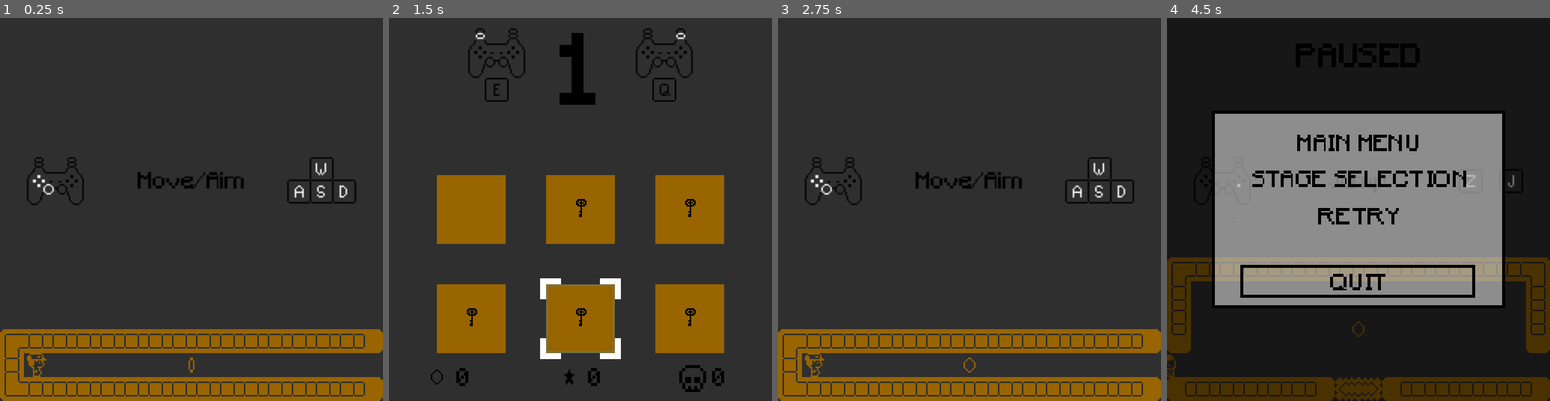
Above: before the commit, frames 1-4 (left to right).
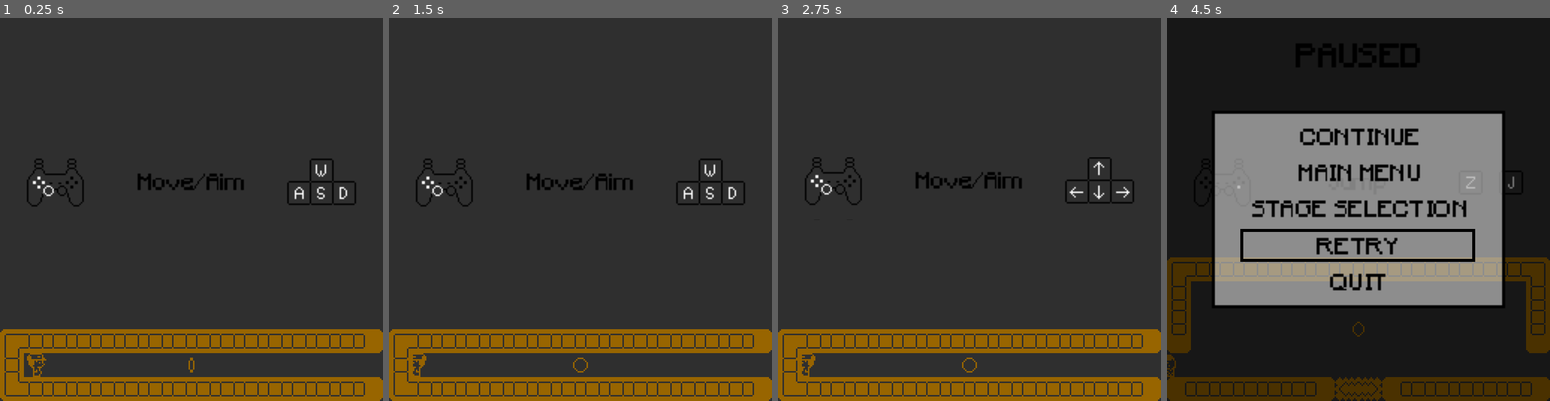
Above: after the commit, the same moments.

Repository: fijaniques/onebitarrow
Game: Godot game, scene res://Maps/World01/Map01.tscn
Two runs of this game, one before a commit and one after it. Both use one fixed random seed, a clock stepped at 60 frames per second and the inputs below. This scene is started directly instead of the project's main scene. Sound files missing from this copy of the repository are replaced by a short silence.
Inputs (mouse positions are in pixels of both pictures, inside the frame that each line leads up to):
- Up to frame 1 (0.25 s): no input
- Up to frame 2 (1.5 s): tap Enter (start) at 0.5 s; move the mouse to (664, 190) at 0.52 s; hold Page Up (forward) 0.53-1.25 s; hold A (a) 0.53-1.25 s; tap Space (jump) at 0.77 s; tap D (d) at 0.8 s; click (580, 320) at 1.27 s
- Up to frame 3 (2.75 s): click (858, 209) at 2.02 s
- Up to frame 4 (4.5 s): tap Enter (start) at 2.75, 4.25 s; move the mouse to (1281, 228) at 2.77 s; hold Escape (back) 2.78-3.53 s; tap D (d) at 2.85 s; tap Space (jump) at 3.02 s; tap S (s) at 3.05 s; move the mouse to (1396, 125) at 3.52 s; hold S (s) 3.53-4.28 s; hold Page Up (forward) from 3.53 s (still down); tap A (a) at 3.8, 4.35 s; move the mouse to (1339, 286) at 4.27 s

The runs differ from the first frame. In frame 1, 0.8% of the frame differs, in the area x 7-93%, y 36-50%; in frame 2, 28%, in the area x 0-100%, y 2-100%; in frame 3, 0.4%; in frame 4, 7.8%.

Commit message:
added continue to pause menu, fixed tutorial images

Diff:
--- a/Maps/Base/BaseMap.tscn
+++ b/Maps/Base/BaseMap.tscn
@@ -10,7 +10,7 @@
 [ext_resource path="res://Sprite/activatable_tiles.png" type="Texture" id=8]
 [ext_resource path="res://Sprite/point_tiles.png" type="Texture" id=9]
 [ext_resource path="res://Maps/Base/Pause.gd" type="Script" id=10]
-[ext_resource path="res://Sprite/Menus/PauseMenu.png" type="Texture" id=11]
+[ext_resource path="res://Sprite/Menus/pause_menu_continue.png" type="Texture" id=11]
 [ext_resource path="res://Sprite/Menus/pause_menu_selection.png" type="Texture" id=12]
 [ext_resource path="res://Maps/Base/PositionsPause.gd" type="Script" id=13]
 
@@ -871,7 +871,7 @@
 script = ExtResource( 13 )
 
 [node name="1" type="Position2D" parent="Pause/Selections"]
-position = Vector2( 128, 83 )
+position = Vector2( 128, 80 )
 
 [node name="1" type="Button" parent="Pause/Selections/1"]
 margin_left = -80.0
@@ -883,7 +883,7 @@
 flat = true
 
 [node name="2" type="Position2D" parent="Pause/Selections"]
-position = Vector2( 128, 107 )
+position = Vector2( 128, 104 )
 
 [node name="2" type="Button" parent="Pause/Selections/2"]
 margin_left = -79.0
@@ -895,7 +895,7 @@
 flat = true
 
 [node name="3" type="Position2D" parent="Pause/Selections"]
-position = Vector2( 128, 132 )
+position = Vector2( 128, 128 )
 
 [node name="3" type="Button" parent="Pause/Selections/3"]
 margin_left = -80.0
@@ -907,7 +907,7 @@
 flat = true
 
 [node name="4" type="Position2D" parent="Pause/Selections"]
-position = Vector2( 128, 176 )
+position = Vector2( 128, 152 )
 
 [node name="4" type="Button" parent="Pause/Selections/4"]
 margin_left = -79.0
@@ -918,6 +918,18 @@
 action_mode = 0
 flat = true
 
+[node name="5" type="Position2D" parent="Pause/Selections"]
+position = Vector2( 128, 176 )
+
+[node name="5" type="Button" parent="Pause/Selections/5"]
+margin_left = -79.0
+margin_top = -8.0
+margin_right = 78.0
+margin_bottom = 12.0
+mouse_default_cursor_shape = 2
+action_mode = 0
+flat = true
+
 [connection signal="mouse_entered" from="Pause/Selections/1/1" to="Pause/Selections" method="_on_1_mouse_entered"]
 [connection signal="pressed" from="Pause/Selections/1/1" to="Pause/Selections" method="_on_1_pressed"]
 [connection signal="mouse_entered" from="Pause/Selections/2/2" to="Pause/Selections" method="_on_2_mouse_entered"]
@@ -926,3 +938,5 @@
 [connection signal="pressed" from="Pause/Selections/3/3" to="Pause/Selections" method="_on_3_pressed"]
 [connection signal="mouse_entered" from="Pause/Selections/4/4" to="Pause/Selections" method="_on_4_mouse_entered"]
 [connection signal="pressed" from="Pause/Selections/4/4" to="Pause/Selections" method="_on_4_pressed"]
+[connection signal="mouse_entered" from="Pause/Selections/5/5" to="Pause/Selections" method="_on_5_mouse_entered"]
+[connection signal="pressed" from="Pause/Selections/5/5" to="Pause/Selections" method="_on_5_pressed"]
--- a/Maps/Base/Pause.gd
+++ b/Maps/Base/Pause.gd
@@ -1,6 +1,6 @@
 extends Control
 
-enum {MAIN, SCENESELECTION, RETRY, QUIT}
+enum {CONTINUE, MAIN, SCENESELECTION, RETRY, QUIT}
 
 var selectionPos: int = 0
 var sceneTo
@@ -34,7 +34,7 @@
 			get_tree().paused = false
 			visible = false
 
-		if Input.is_action_just_pressed("s") and selectionPos < 3:
+		if Input.is_action_just_pressed("s") and selectionPos < 4:
 			MANAGER.get_node("Menu/Change").play()
 			selectionPos += 1
 			$Selection.global_position = $Selections.get_child(selectionPos).global_position
@@ -51,6 +51,8 @@
 
 func _set_scene_to():
 	match selectionPos:
+		CONTINUE:
+			sceneTo = null
 		MAIN:
 			sceneTo = "res://Menus/MainMenu/Menu.tscn"
 		SCENESELECTION:
@@ -62,12 +64,18 @@
 
 
 func _change_scene():
-	if selectionPos != 3:
-		if selectionPos == 2:
+	if selectionPos != 4:
+		if selectionPos == 3:
 			AudioServer.set_bus_effect_enabled(0,0,false)
 			MANAGER.get_node("Menu/Accept").play()
 			get_tree().paused = false
 			get_tree().current_scene.get_node("Colorizer/Character")._dying()
+		elif selectionPos == 0:
+			active = false
+			AudioServer.set_bus_effect_enabled(0,0,false)
+			var pauseState = false
+			get_tree().paused = pauseState
+			visible = pauseState
 		else:
 			AudioServer.set_bus_effect_enabled(0,0,false)
 			for audio in MANAGER.get_node("Songs").get_child_count():
--- a/Maps/Base/PositionsPause.gd
+++ b/Maps/Base/PositionsPause.gd
@@ -43,3 +43,14 @@
 	get_tree().current_scene.get_node("Pause").selectionPos = 3
 	get_tree().current_scene.get_node("Pause/Selection").global_position = get_tree().current_scene.get_node("Pause/Selections/4").global_position
 	get_tree().current_scene.get_node("Pause")._set_scene_to()
+
+
+func _on_5_pressed():
+	get_tree().current_scene.get_node("Pause")._change_scene()
+
+
+func _on_5_mouse_entered():
+	MANAGER.get_node("Menu/Change").play()
+	get_tree().current_scene.get_node("Pause").selectionPos = 4
+	get_tree().current_scene.get_node("Pause/Selection").global_position = get_tree().current_scene.get_node("Pause/Selections/4").global_position
+	get_tree().current_scene.get_node("Pause")._set_scene_to()
--- a/Maps/World01/Map01.tscn
+++ b/Maps/World01/Map01.tscn
@@ -10,6 +10,9 @@
 
 [node name="Controls" parent="." index="2" instance=ExtResource( 2 )]
 position = Vector2( 0, 90 )
+
+[node name="Controls1" parent="Controls" index="0"]
+position = Vector2( 0, -23 )
 
 [node name="Walls" parent="Colorizer" index="0"]
 tile_data = PoolIntArray( 851968, 0, 4, 851969, 0, 196609, 851970, 0, 196609, 851971, 0, 196609, 851972, 0, 196609, 851 …(528 unchanged characters)…
--- a/Maps/World01/Map02.tscn
+++ b/Maps/World01/Map02.tscn
@@ -10,6 +10,9 @@
 
 [node name="Controls" parent="." index="2" instance=ExtResource( 2 )]
 position = Vector2( 0, 48 )
+
+[node name="Controls1" parent="Controls" index="0"]
+position = Vector2( 0, -23 )
 
 [node name="Cover" parent="Controls" index="3"]
 position = Vector2( 0, 42 )
--- a/Maps/World01/Map03.tscn
+++ b/Maps/World01/Map03.tscn
@@ -10,6 +10,9 @@
 
 [node name="Controls" parent="." index="2" instance=ExtResource( 2 )]
 position = Vector2( 0, 6 )
+
+[node name="Controls1" parent="Controls" index="0"]
+position = Vector2( 0, -23 )
 
 [node name="Cover" parent="Controls" index="3"]
 position = Vector2( 0, 84 )
--- a/Maps/World01/Map04.tscn
+++ b/Maps/World01/Map04.tscn
@@ -10,6 +10,9 @@
 
 [node name="Controls" parent="." index="2" instance=ExtResource( 2 )]
 position = Vector2( 0, -36 )
+
+[node name="Controls1" parent="Controls" index="0"]
+position = Vector2( 0, -23 )
 
 [node name="Cover" parent="Controls" index="3"]
 position = Vector2( 0, 122 )
--- a/Menus/Credits/Credits.gd
+++ b/Menus/Credits/Credits.gd
@@ -6,14 +6,14 @@
 "Davi Alcantara", "'This should have double jump'",
 "Fernando Proenca", "First one to make it to 100%",
 "Italo Cuzziol", "Helped a lot with coding",
-"Luiz Whiskey", "Helped with fine tuning",
+"Luis Whiskey", "Helped with fine tuning",
 "Marlon Marinho", "'This game isn't fun'",
 "Nina Zambardino", "Made me keep going and didn't get mad with me spending all my time with this",
 "Rafael Martinelli", "Found a lot of bugs",
 "Renan Castro", "Gave me some nice ideas",
 "Robson Moreira", "Made me learn how to make an android version",
 "Thomas Meneghelli", "Spilled his schweppes all over the keyboard just to play the game",
-"Vitor", "Gave me some good ideas",
+"Vitor Coimbra", "Gave me some good ideas",
 "Edgar Brito", "'I will play... I swear I will'",
 "Eliane 'Mom'", "The real reason I'm alive",
 "Guilherme Figueiredo", "'As soon as I get home I'll play'",
Binary file added: Sprite/Menus/pause_menu_continue.png
